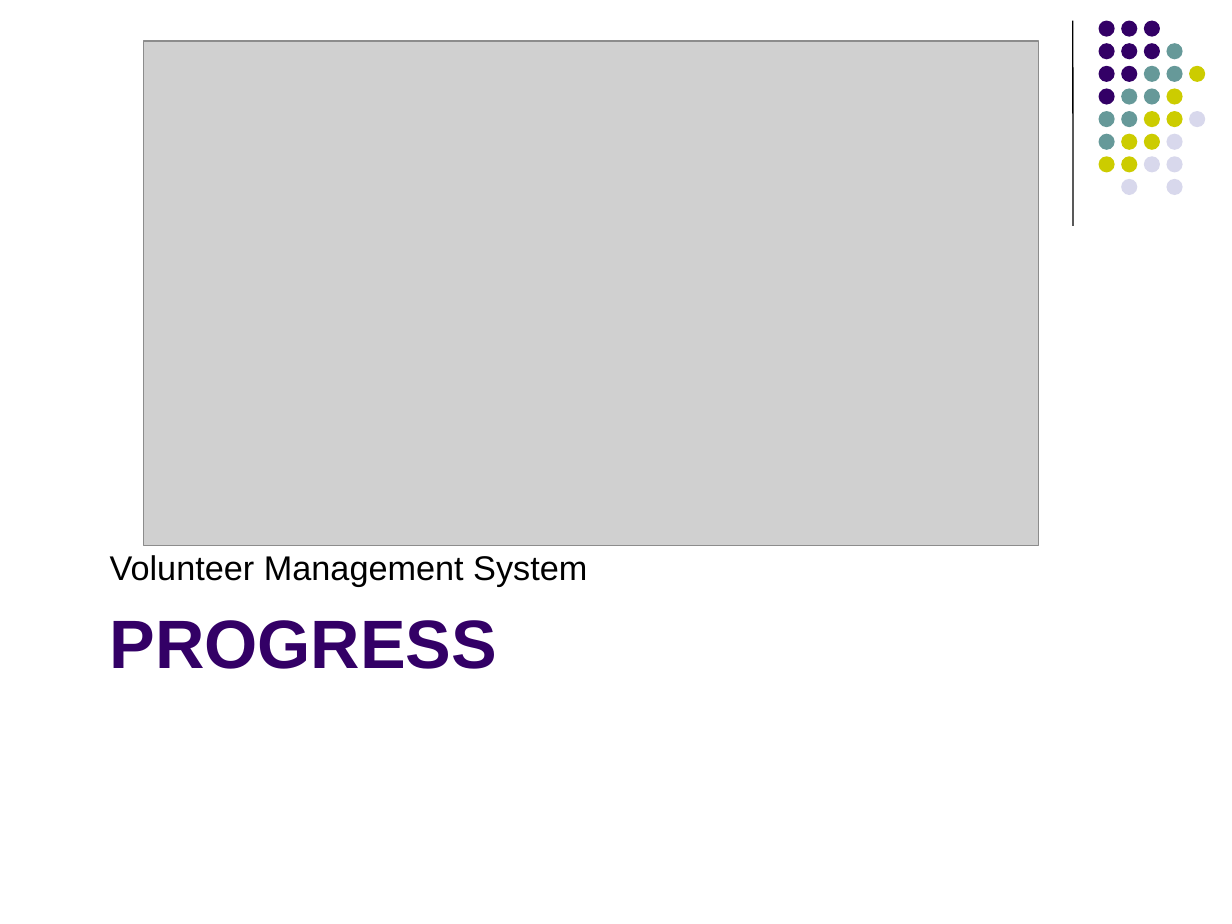
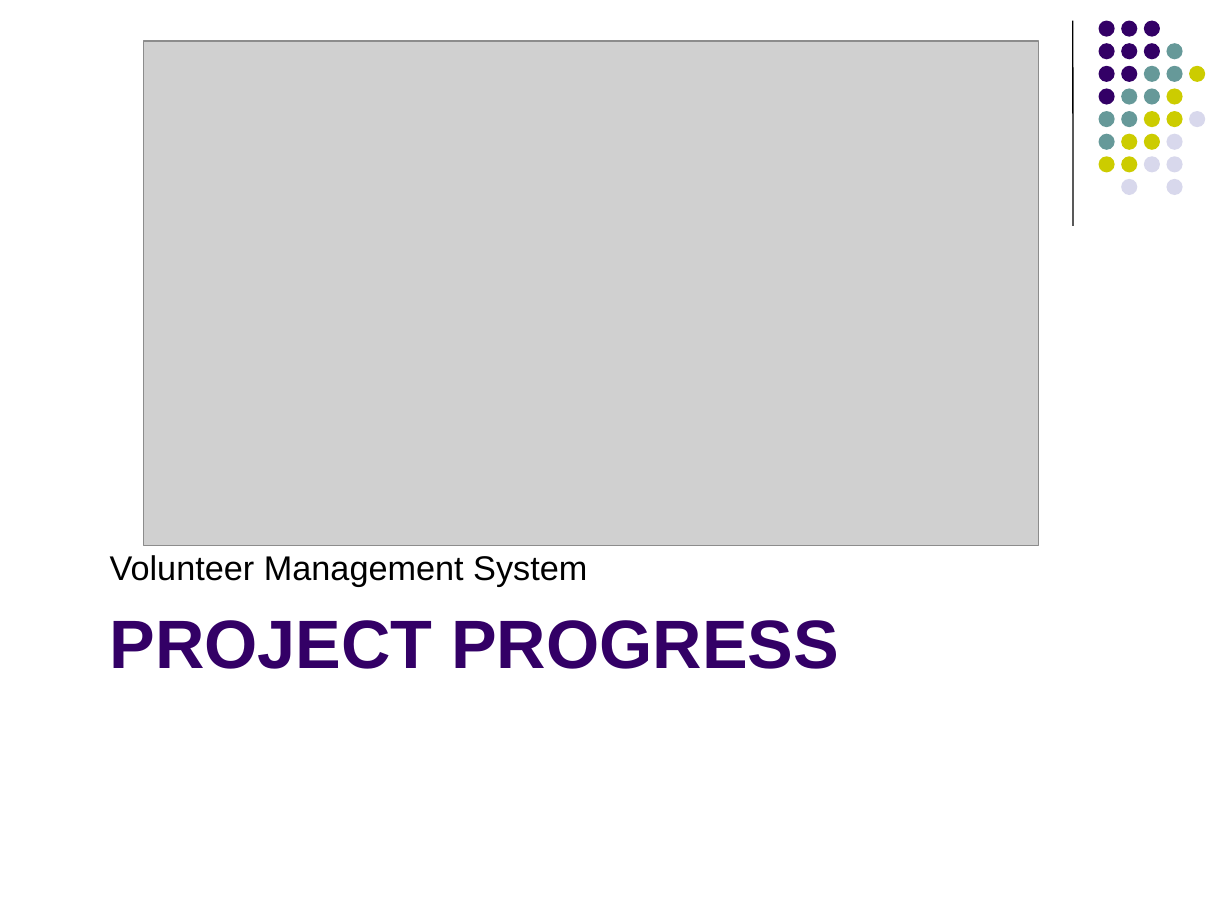
Before and after one commit to imireasa/mtech-se18-t08s, a slide deck: slide 21 of docs/W-9 Working Document/W-9.3 Presentation Slides/Phase1/vms_first_presentation_v0.1a.pptx (slide 13 before the commit). Drawn at 1232x924 pixels with LibreOffice and Linux fonts; fonts in the diff are those of the drawing; grey boxes stand for pictures. Boxes give left, top, right and bottom in pixels: in the first picture for what was removed or moved away, otherwise in the second. Text is boxed around its words. In the diff, an @@ line names an element or a change of style, - is before the commit and + after.

```diff
--- a/docs/W-9 Working Document/W-9.3 Presentation Slides/Phase1/vms_first_presentation_v0.1a.pptx
+++ b/docs/W-9 Working Document/W-9.3 Presentation Slides/Phase1/vms_first_presentation_v0.1a.pptx
@@ title at (110,620,838,669): text changed @@
-PROGRESS
+PROJECT PROGRESS
```
Also in this commit, not shown: 7 other slides changed, 12 slides added, 4 slides removed.
